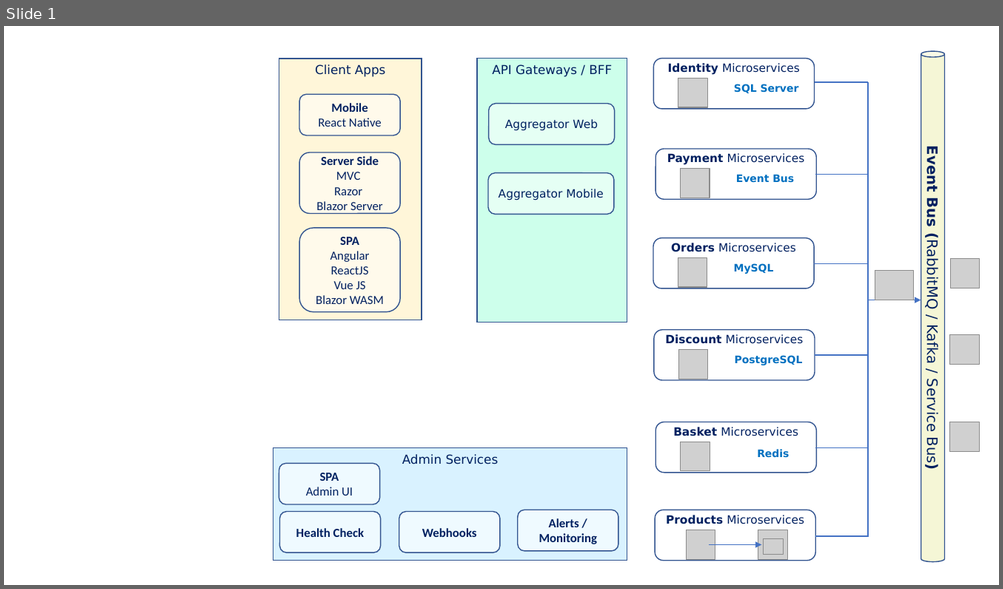
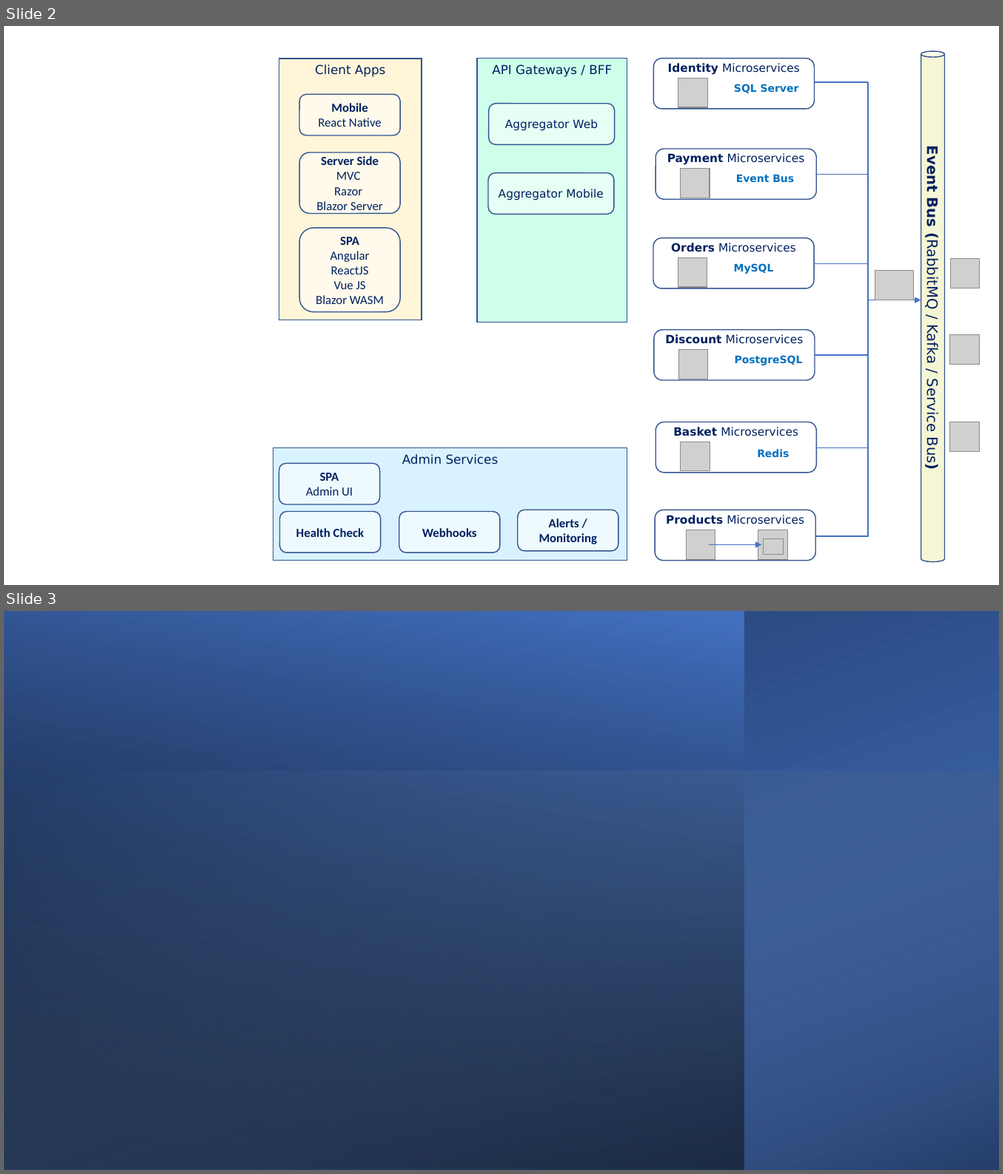
Before and after one commit to vishipayyallore/eshop-main, a slide deck: Documentation/Architecture.pptx. Shown one above the other, each under a label of ours: slide 1 before the commit, slides 2 and 3 after it. The pictures are 1003x589 and 1003x1174 pixels, drawn with LibreOffice and Linux fonts; fonts in the diff are those of the drawing; grey boxes stand for pictures; background and template pictures are left out. Boxes give left, top, right and bottom in pixels: in the first picture for what was removed or moved away, otherwise in the second. Text is boxed around its words. In the diff, an @@ line names an element or a change of style, - is before the commit and + after.

```diff
--- a/Documentation/Architecture.pptx
+++ b/Documentation/Architecture.pptx
@@ slide 3 added at [4, 611, 999, 1170], background picture (left out) @@
@@ rectangle added at [4, 611, 744, 1170], fill gradient #000000 to #4472C4 @@
@@ rectangle added at [5, 611, 999, 1170], fill gradient #4472C4 to #203864 @@
@@ rectangle added at [4, 772, 999, 1170], fill gradient #9DC3E6 to #000000 @@
@@ what was slide 1 is now slide 2 @@
```
Also in this commit, not shown: 1 other slide added, 3 other files.
